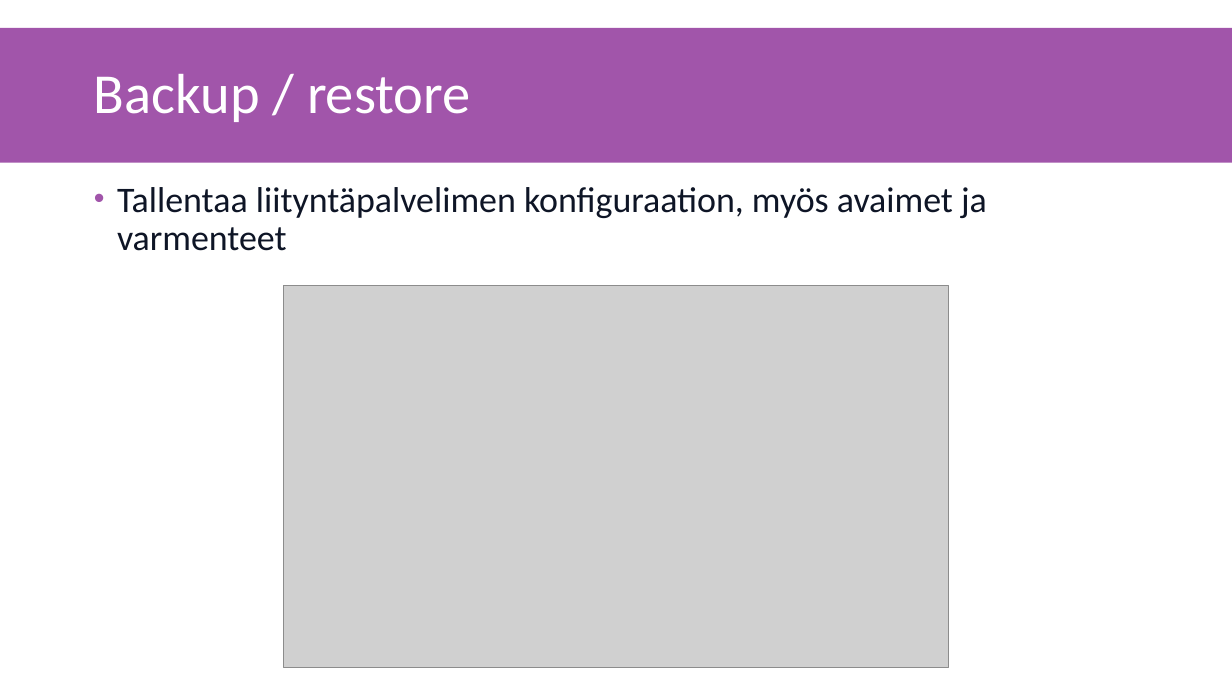
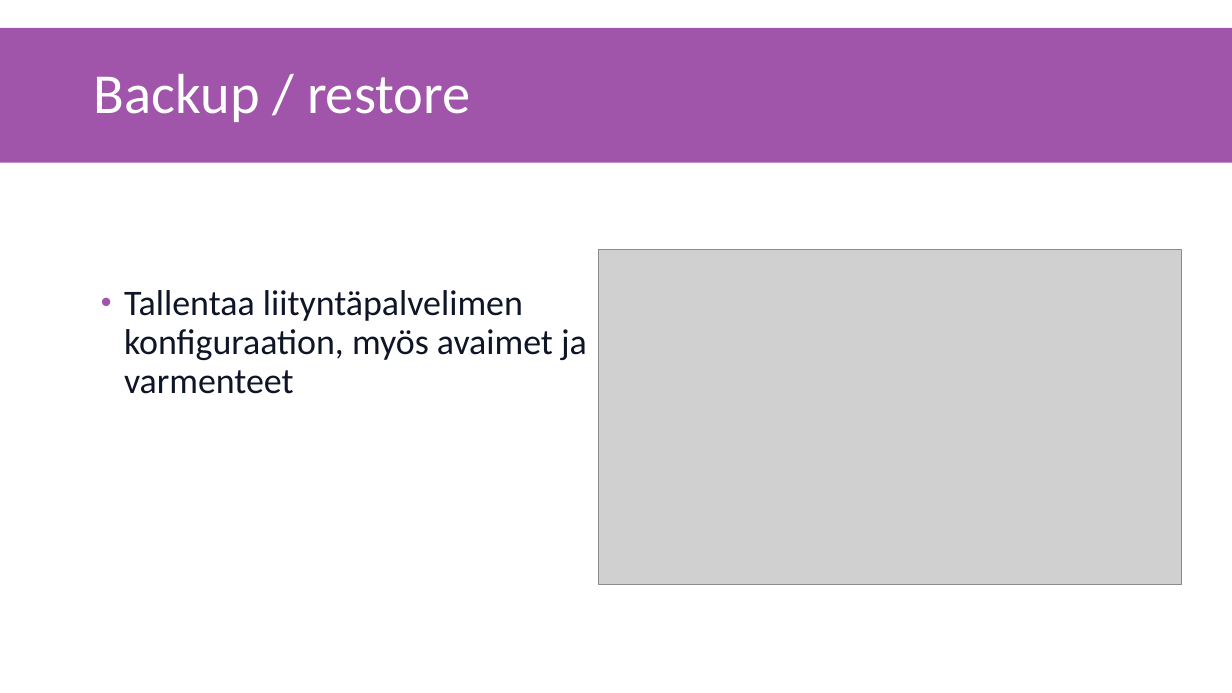
Before and after one commit to gofore/kapa-xroad-presentation, a slide deck: slide 2 of src/2. Admin toiminnot.pptx. Drawn at 1232x693 pixels with LibreOffice and Linux fonts; fonts in the diff are those of the drawing; grey boxes stand for pictures. Boxes give left, top, right and bottom in pixels: in the first picture for what was removed or moved away, otherwise in the second. Text is boxed around its words. In the diff, an @@ line names an element or a change of style, - is before the commit and + after.

```diff
--- a/src/2. Admin toiminnot.pptx
+++ b/src/2. Admin toiminnot.pptx
@@ picture: place and size @@
-picture at (284,286,949,667)
+picture at (599,250,1182,585)
@@ text "Tallentaa liityntäpalvelimen konfiguraation, myös avaimet ..." rewrapped from (117,187,987,251) to (124,290,587,394) @@
```
Also in this commit, not shown: 6 other slides changed, 2 slides added, 2 slides removed.
